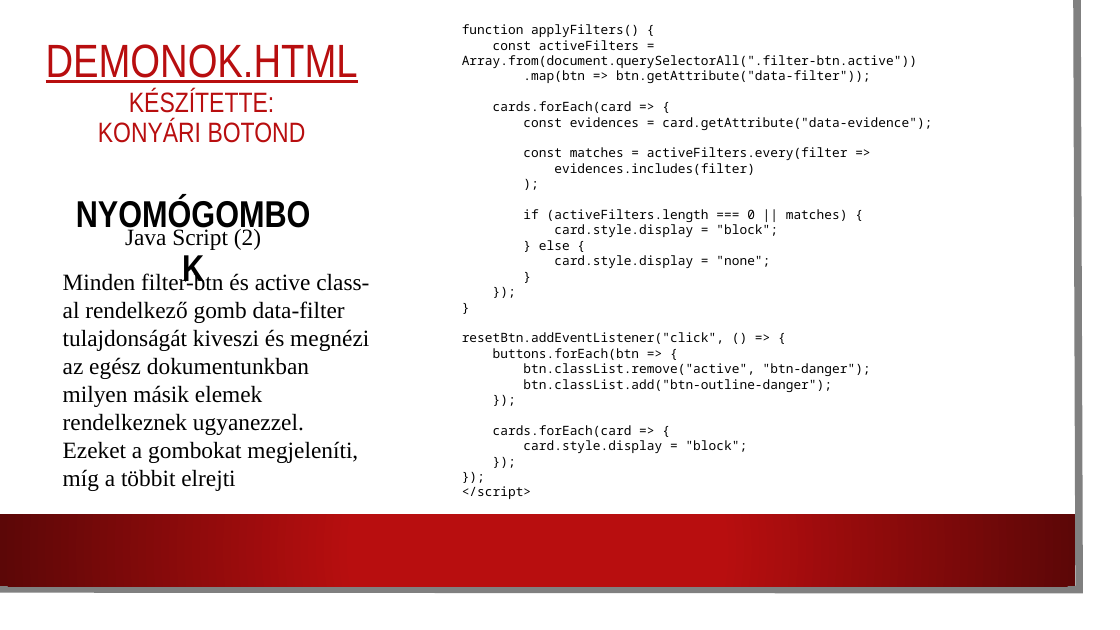
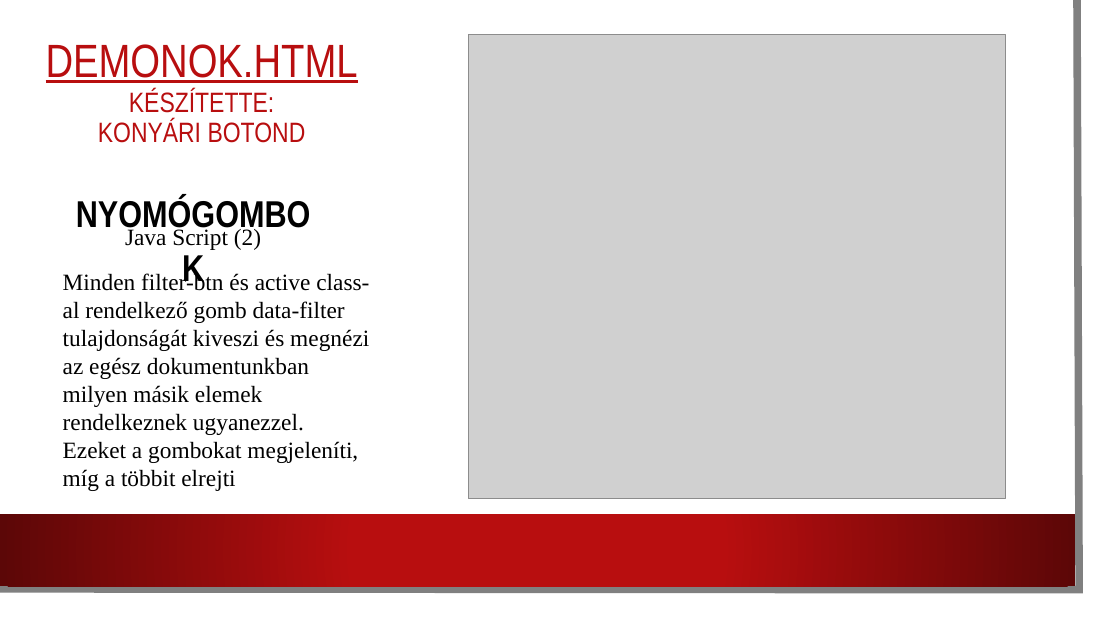
Before and after one commit to konyari-botond/Rajongoi9A-A, a slide deck: slide 9 of Bemutató (1).pptx. Drawn at 1120x630 pixels with LibreOffice and Linux fonts; fonts in the diff are those of the drawing; grey boxes stand for pictures; background and template pictures are left out. Boxes give left, top, right and bottom in pixels: in the first picture for what was removed or moved away, otherwise in the second. Text is boxed around its words. In the diff, an @@ line names an element or a change of style, - is before the commit and + after.

```diff
--- a/Bemutató (1).pptx
+++ b/Bemutató (1).pptx
@@ text removed at (x1=462, y1=24, x2=932, y2=499) @@
-function applyFilters() {
-const activeFilters = Array.from(document.querySelectorAll(".filter-btn.active"))
-.map(btn => btn.getAttribute("data-filter"));
-cards.forEach(card => {
-const evidences = card.getAttribute("data-evidence");
-const matches = activeFilters.every(filter =>
-evidences.includes(filter)
-);
-if (activeFilters.length === 0 || matches) {
-card.style.display = "block";
-} else {
-card.style.display = "none";
-}
-});
-}
-resetBtn.addEventListener("click", () => {
-buttons.forEach(btn => {
-btn.classList.remove("active", "btn-danger");
-btn.classList.add("btn-outline-danger");
-});
-cards.forEach(card => {
-card.style.display = "block";
-});
-});
-</script>
@@ picture added at (x1=468, y1=34, x2=1006, y2=498) @@
```
Also in this commit, not shown: 5 other slides changed, 1 other file.
